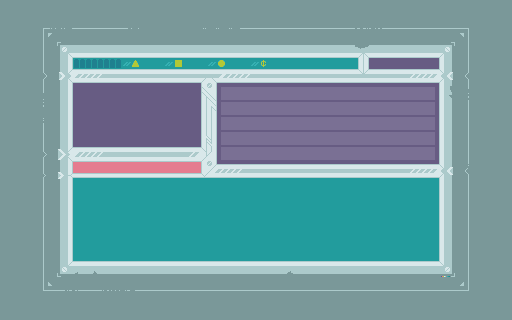
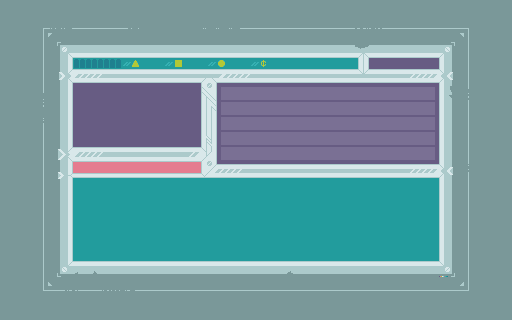
Layered file, before and after one edit (w=512, h=320). Changes by layer:
painted on "384x224" over (x1=43, y1=73, x2=469, y2=277)
